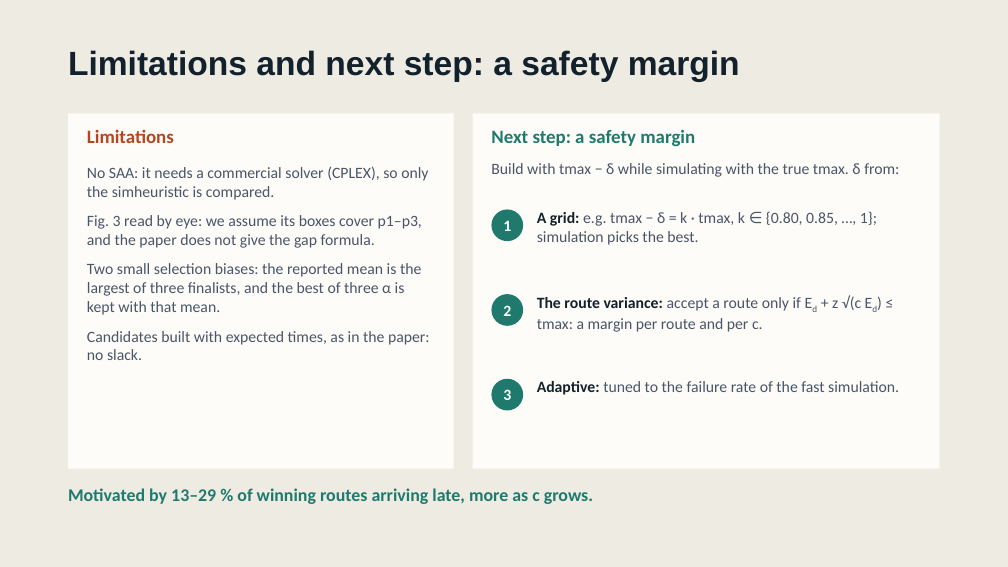
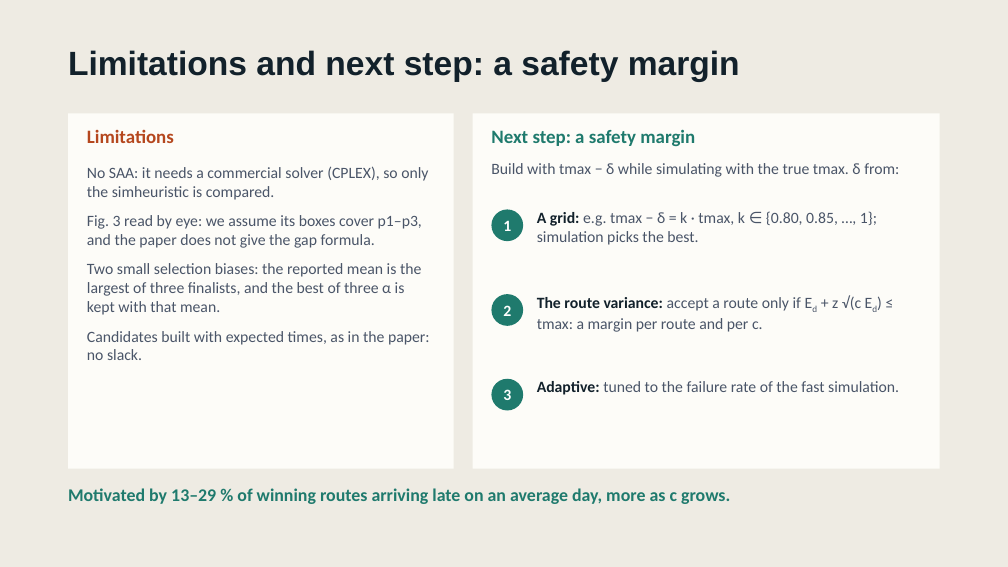
Before and after one commit to Inurria979/Heuristic-Algorithms-in-Transport-and-Finance, a slide deck: slide 15 of simTOP/docs/simTOP_simheuristic.pptx. Drawn at 1008x567 pixels with LibreOffice and Linux fonts; fonts in the diff are those of the drawing. Boxes give left, top, right and bottom in pixels: in the first picture for what was removed or moved away, otherwise in the second. Text is boxed around its words. In the diff, an @@ line names an element or a change of style, - is before the commit and + after.

```diff
--- a/simTOP/docs/simTOP_simheuristic.pptx
+++ b/simTOP/docs/simTOP_simheuristic.pptx
@@ text at box(68, 488, 730, 504): text changed @@
-Motivated by 13–29 % of winning routes arriving late, more as c grows.
+Motivated by 13–29 % of winning routes arriving late on an average day, more as c grows.
```
Also in this commit, not shown: 8 other slides changed, 18 other files.
